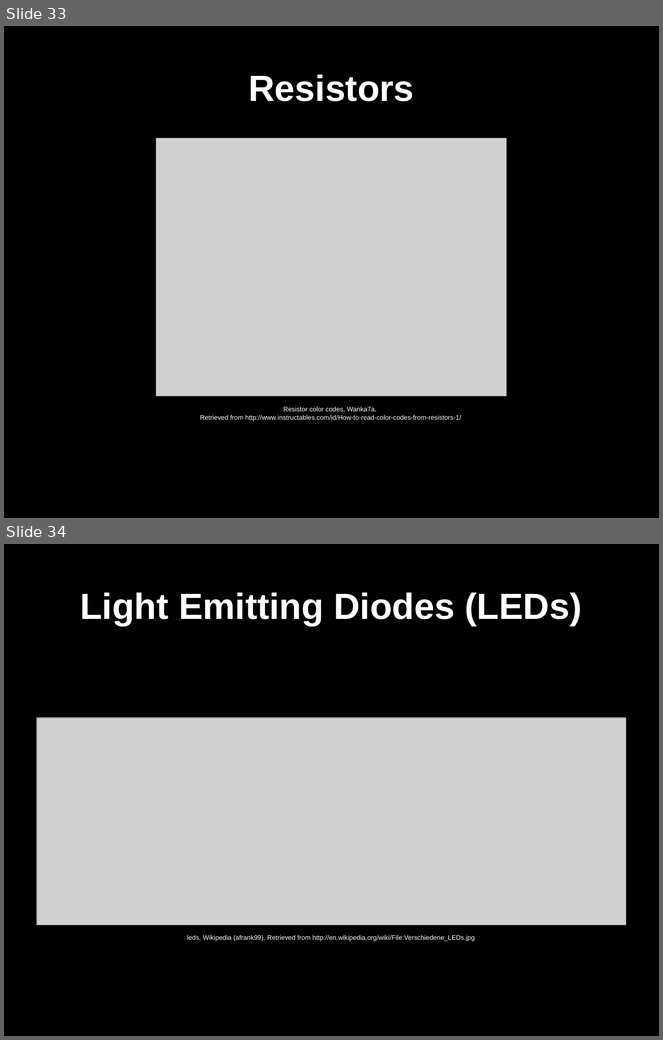
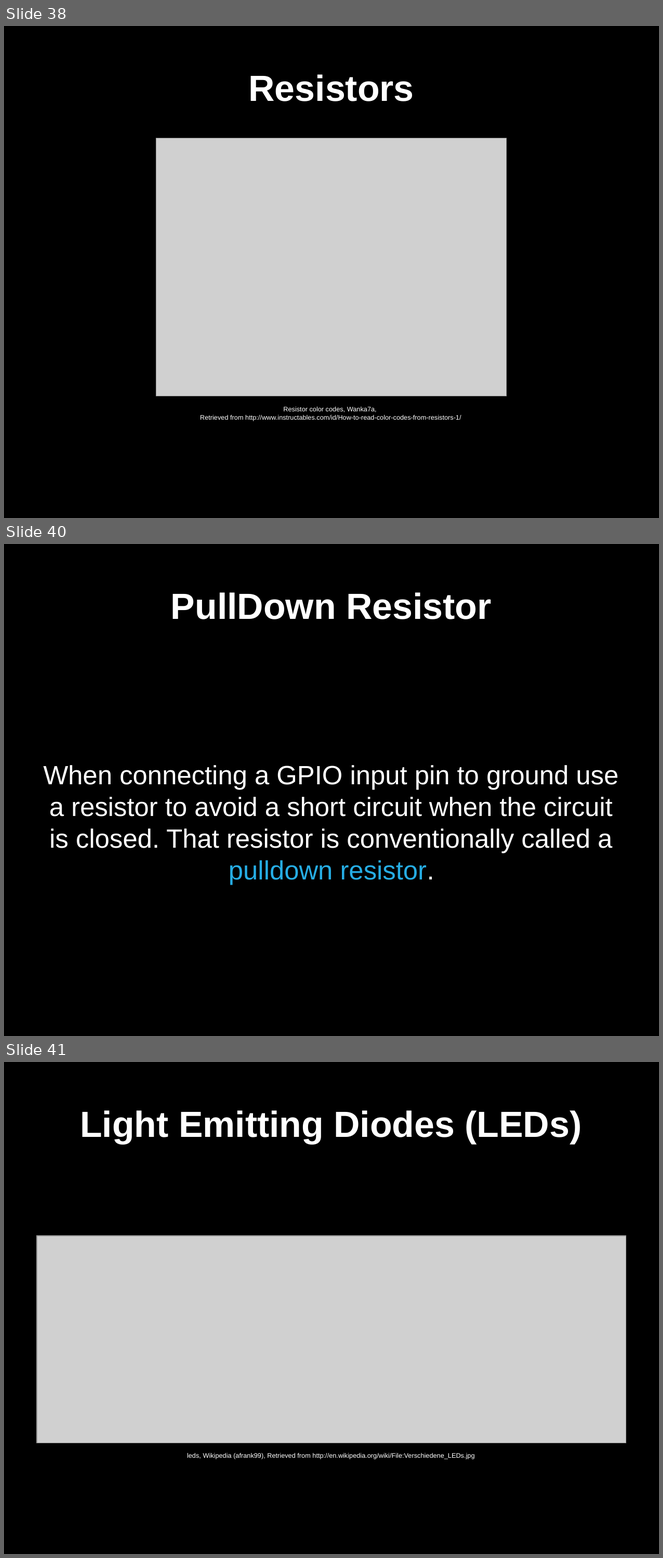
Before and after one commit to gaudeon/rpi_gpio_overview, a slide deck: slides/RPi GPIO Overview.odp. Shown one above the other, each under a label of ours: slides 33 and 34 before the commit, slides 38, 40 and 41 after it; the slides between them are not shown. The pictures are 663x1040 and 663x1558 pixels, drawn with LibreOffice and Linux fonts; fonts in the diff are those of the drawing; grey boxes stand for pictures. Boxes give left, top, right and bottom in pixels: in the first picture for what was removed or moved away, otherwise in the second. Text is boxed around its words. In the diff, an @@ line names an element or a change of style, - is before the commit and + after.

```diff
--- a/slides/RPi GPIO Overview.odp
+++ b/slides/RPi GPIO Overview.odp
@@ slide 40 added at [4, 544, 659, 1036], background #000000 @@
@@ title added at [171, 592, 491, 619], 44 pt, text #FFFFFF, bold @@
+PullDown Resistor
@@ subtitle added at [44, 765, 619, 885], 32 pt, text #FFFFFF @@
+When connecting a GPIO input pin to ground use a resistor to avoid a short circuit when the circuit is closed. That resistor is conventionally called a pulldown resistor.
@@ what was slide 33 is now slide 38 @@
@@ what was slide 34 is now slide 41 @@
```
Also in this commit, not shown: 7 slides changed, 6 other slides added.
